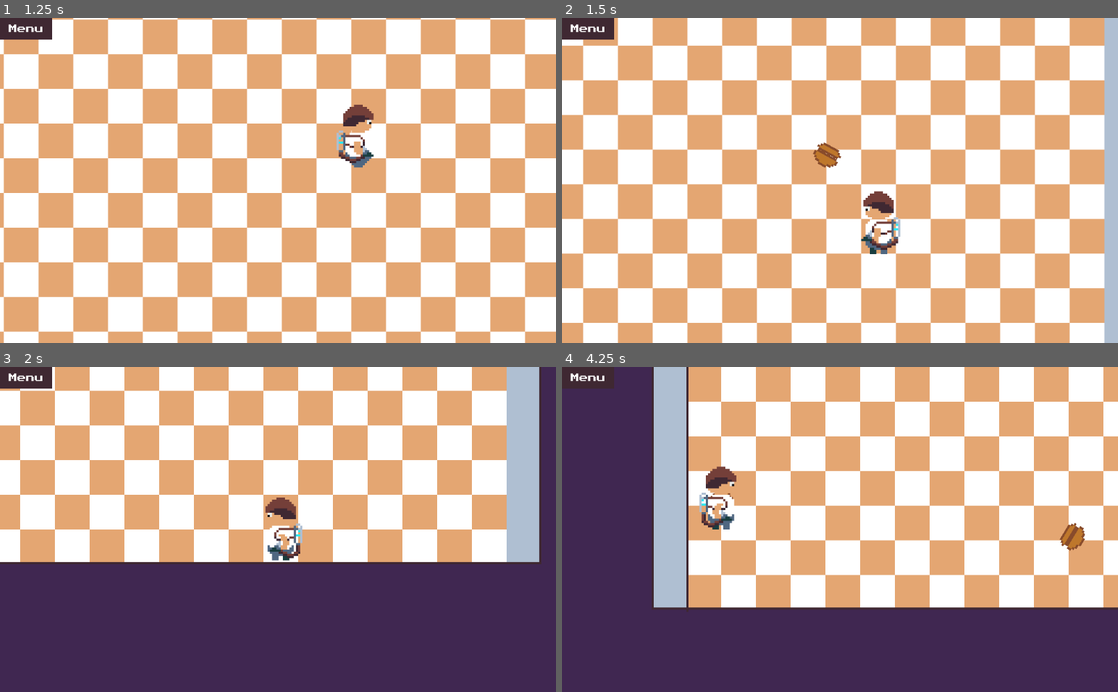
Above: before the commit, frames 1-4 (two rows, left to right).
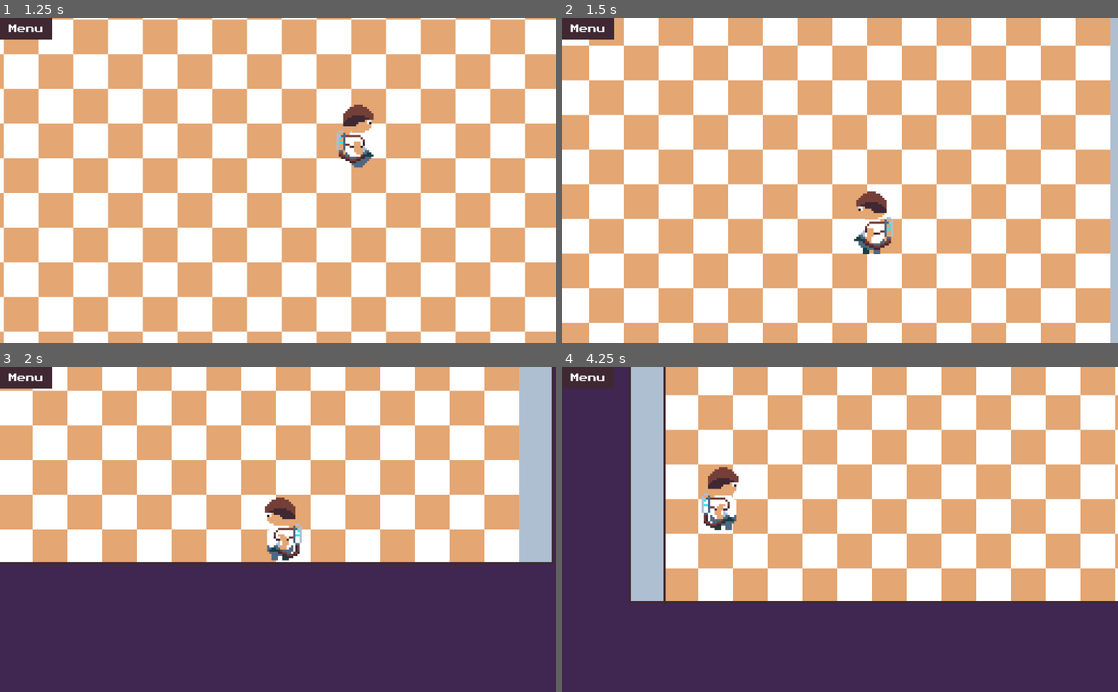
Above: after the commit, the same moments.

Repository: dardanbujupaj/night-shift
Game: Godot game, scene res://scenes/Diner.tscn
Same seed, same stepped clock (60 frames per second), same inputs: the game is played once before the commit and once after it. Sound files missing from this copy of the repository are replaced by a short silence.
Inputs (mouse positions are in pixels of both pictures, inside the frame that each line leads up to):
- Up to frame 1 (1.25 s): move the mouse to (400, 164) at 0.52 s; hold D (move_right) from 0.53 s (still down); right-click (400, 164) at 0.6 s
- Up to frame 2 (1.5 s): move the mouse to (728, 196) at 1.27 s; release D (move_right) at 1.28 s; hold S (move_down) from 1.28 s (still down); click (728, 196) at 1.35 s
- Up to frame 3 (2 s): keep holding S (move_down)
- Up to frame 4 (4.25 s): move the mouse to (895, 458) at 2.02 s; release S (move_down) at 2.03 s; hold D (move_right) 2.03-2.78 s; hold R 2.03-2.78 s; move the mouse to (812, 594) at 2.77 s; hold W (move_up) 2.78-3.53 s; right-click (812, 594) at 2.85 s; move the mouse to (1006, 578) at 3.52 s; press the mouse at (1006, 578) at 3.53 s; hold A (move_left) from 3.53 s (still down)

Frame 1 is identical in both runs. In frame 2, 19% of the frame differs, in the area x 3-99%, y 0-100%; in frame 3, 22%; in frame 4, 43%, in the area x 12-100%, y 0-76%.
Error after the commit: Parse Error: Can't preload resource at path: res://scenes/Explosion.tscn (res://scenes/character/burger/Burger.gd:69)

Commit message:
add explosion on impact if burger has more than 3 layers. fix paused on restart bug. add minimum amount for zombie spawn

Diff:
--- a/project.godot
+++ b/project.godot
@@ -37,8 +37,6 @@
 [display]
 
 window/size/fullscreen=true
-mouse_cursor/custom_image="res://scenes/character/crosshair.png"
-mouse_cursor/custom_image_hotspot=Vector2( 64, 64 )
 
 [importer_defaults]
 
--- a/scenes/Diner.gd
+++ b/scenes/Diner.gd
@@ -5,6 +5,7 @@
 
 # Called when the node enters the scene tree for the first time.
 func _ready():
+	get_tree().paused = false
 	Input.set_mouse_mode(Input.MOUSE_MODE_CONFINED)
 	randomize()
 	get_tree().set_group("enemies", "target", character)
@@ -23,7 +24,7 @@
 
 
 func _on_ZombieTimer_timeout():
-	for _i in randi() % 5:
+	for _i in randi() % 4 + 2:
 		var zombie = preload("res://scenes/enemies/Zombie.tscn").instance()
 		zombie.target = character
 		zombie.position = $ZombieSpawn.position + Vector2(rand_range(-10, 10), rand_range(-10, 10))
--- a/scenes/Diner.tscn
+++ b/scenes/Diner.tscn
@@ -155,6 +155,8 @@
 [node name="PauseMenu" parent="CanvasLayer" instance=ExtResource( 6 )]
 
 [node name="GameOverPopup" parent="CanvasLayer" instance=ExtResource( 9 )]
+visible = false
+popup_exclusive = true
 
 [node name="AudioStreamPlayer" type="AudioStreamPlayer" parent="."]
 pause_mode = 2
--- /dev/null
+++ b/scenes/Explosion.gd
@@ -0,0 +1,33 @@
+extends Node2D
+
+
+export(float) var radius = 10.0
+export(float) var damage = 5
+
+
+
+# Called when the node enters the scene tree for the first time.
+func _ready():
+	var circle = CircleShape2D.new()
+	circle.radius = radius
+	$CollisionShape2D.shape = circle
+
+
+
+func _draw():
+	var color = Color.black if $TimerBlack.time_left > 0 else Color.white
+	draw_circle(Vector2(), radius, color)
+
+
+func _on_TimerBlack_timeout():
+	$TimerWhite.start()
+	update()
+
+
+func _on_TimerWhite_timeout():
+	queue_free()
+
+
+func _on_Explosion_body_entered(body):
+	print("hit " + str(body))
+	body.hit(damage, (body.position - position).normalized() * 100 * damage)
--- /dev/null
+++ b/scenes/Explosion.tscn
@@ -0,0 +1,25 @@
+[gd_scene load_steps=3 format=2]
+
+[ext_resource path="res://Explosion.gd" type="Script" id=1]
+
+[sub_resource type="CircleShape2D" id=1]
+
+[node name="Explosion" type="Area2D"]
+collision_layer = 0
+collision_mask = 2
+script = ExtResource( 1 )
+
+[node name="TimerBlack" type="Timer" parent="."]
+wait_time = 0.1
+one_shot = true
+autostart = true
+
+[node name="TimerWhite" type="Timer" parent="."]
+wait_time = 0.3
+one_shot = true
+
+[node name="CollisionShape2D" type="CollisionShape2D" parent="."]
+shape = SubResource( 1 )
+[connection signal="body_entered" from="." to="." method="_on_Explosion_body_entered"]
+[connection signal="timeout" from="TimerBlack" to="." method="_on_TimerBlack_timeout"]
+[connection signal="timeout" from="TimerWhite" to="." method="_on_TimerWhite_timeout"]
--- a/scenes/GameOverPopup.gd
+++ b/scenes/GameOverPopup.gd
@@ -18,4 +18,4 @@
 
 func _on_Restart_pressed():
 	get_tree().paused = false
-	get_tree().reload_current_scene()
+	get_tree().call_deferred("reload_current_scene")
--- a/scenes/character/burger/Burger.gd
+++ b/scenes/character/burger/Burger.gd
@@ -64,6 +64,12 @@
 		body.hit(damage * multiplier, direction * knockback * multiplier)
 		is_active = false
 		$AudioStreamPlayer2D.play()
+
+		if layers >= 3:
+			var explosion = preload("res://scenes/Explosion.tscn").instance()
+			explosion.position = position
+			get_tree().root.add_child(explosion)
+
 		yield($AudioStreamPlayer2D, "finished")
 		queue_free()
 
